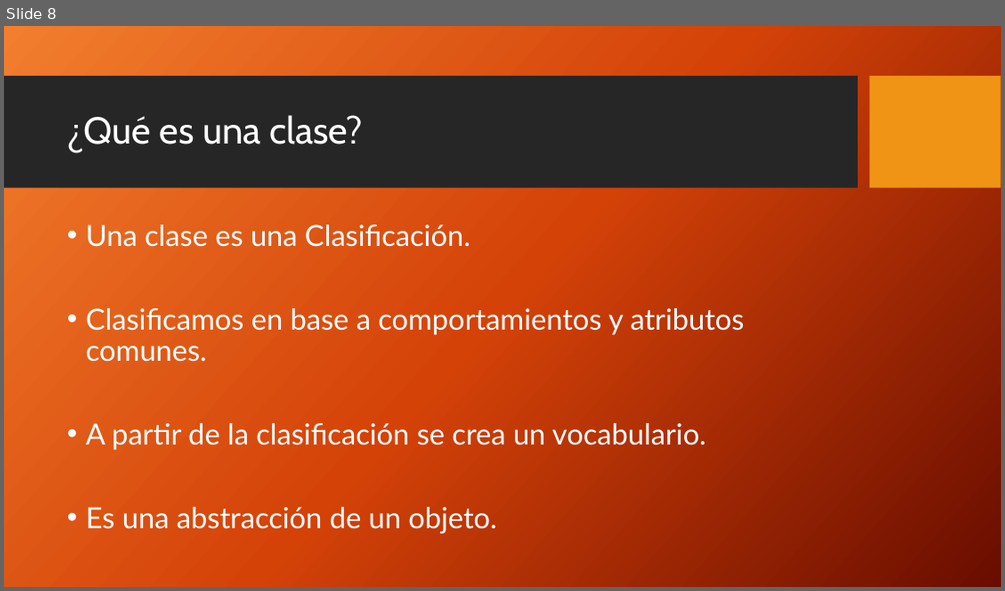
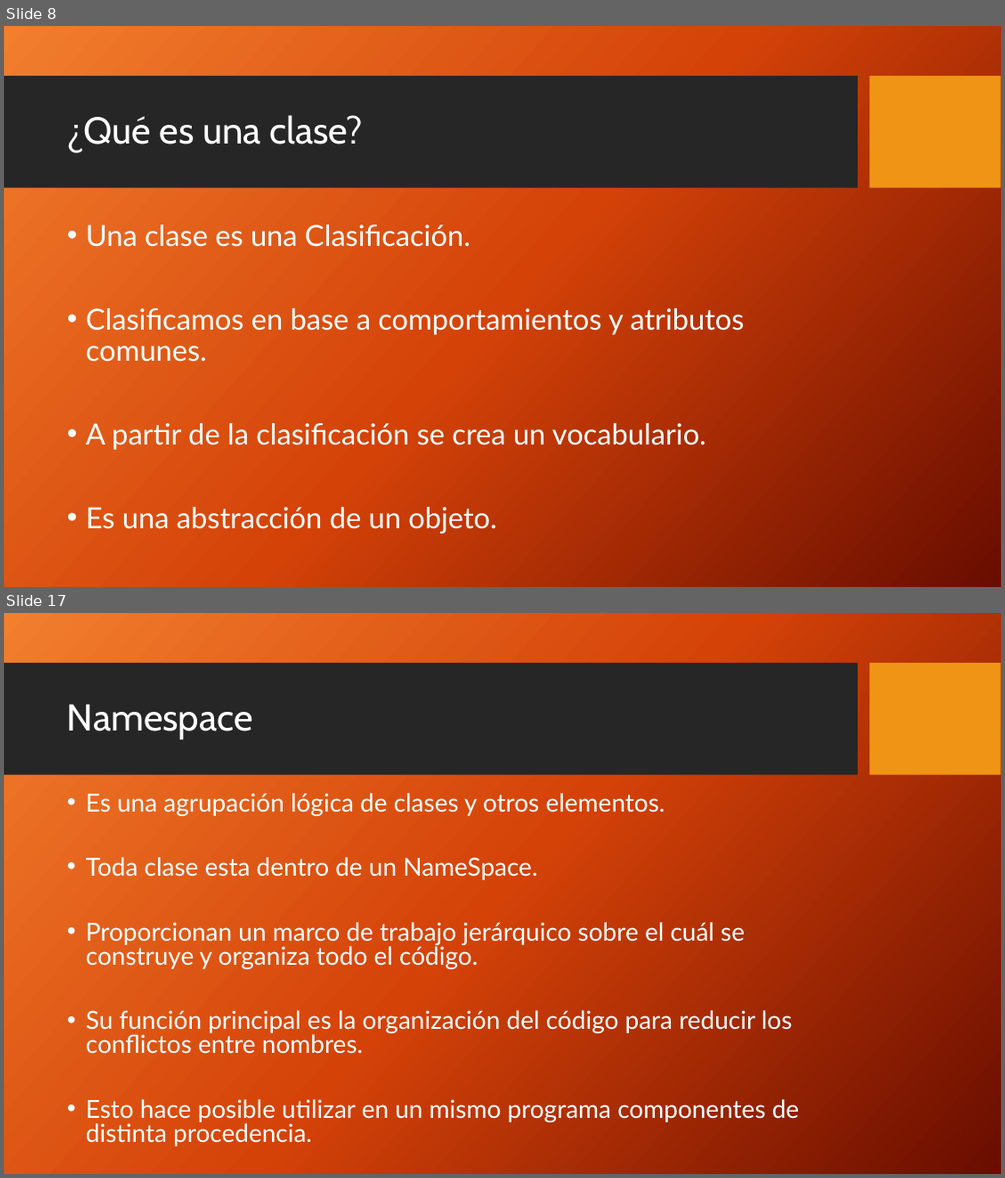
Before and after one commit to FedeDavila1984/utn_prog_y_lab_II, a slide deck: PPTs/ProgramacionII_Clase_02-2018.pptx. Shown one above the other, each under a label of ours: slide 8 before the commit, slides 8 and 17 after it; the slides between them are not shown. The pictures are 1005x591 and 1005x1178 pixels, drawn with LibreOffice and Linux fonts; fonts in the diff are those of the drawing; background and template pictures are left out. Boxes give left, top, right and bottom in pixels: in the first picture for what was removed or moved away, otherwise in the second. Text is boxed around its words. In the diff, an @@ line names an element or a change of style, - is before the commit and + after.

```diff
--- a/PPTs/ProgramacionII_Clase_02-2018.pptx
+++ b/PPTs/ProgramacionII_Clase_02-2018.pptx
@@ slide 17 added at (x1=4, y1=613, x2=1001, y2=1174), background picture (left out); not listed: 2 template elements that a slide beside it also shows @@
@@ title added at (x1=67, y1=704, x2=253, y2=739), 36 pt, text #FFFFFF @@
+Namespace
@@ text added at (x1=86, y1=793, x2=799, y2=1146), 24 pt, text #FFFFFF @@
+• Es una agrupación lógica de clases y otros elementos.
+• Toda clase esta dentro de un NameSpace.
+• Proporcionan un marco de trabajo jerárquico sobre el cuál se construye y organiza todo el código.
+• Su función principal es la organización del código para reducir los conflictos entre nombres.
+• Esto hace posible utilizar en un mismo programa componentes de distinta procedencia.
```
Also in this commit, not shown: 2 slides changed, 12 other slides added, 9 other files.
